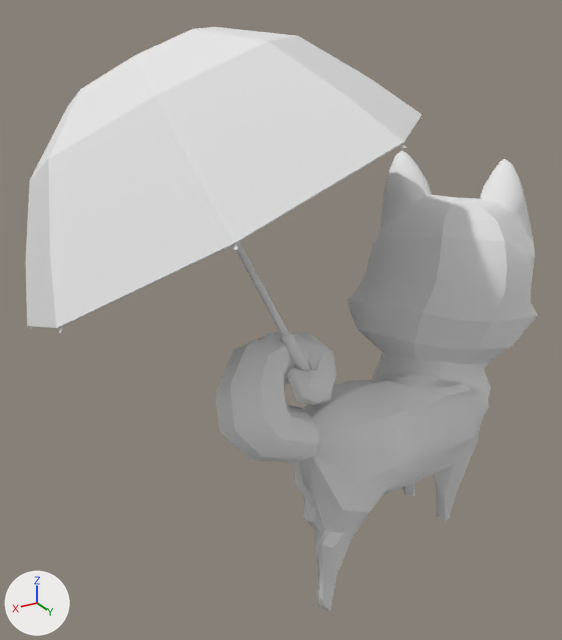
A saved change to the OBJ model ChiBaApp/app/src/main/assets/models/umbrella/umbrella_Frame25.obj.
Rendered twice from a 50 mm camera at (8.53, 10.36, 11.03) aimed at (1.55, -1.27, 5.21). The lights are fixed; the arrows at lower left show +X, +Y and +Z. Where no turn or scale is listed for an object, it has been applied to the vertices.

Names of what the first picture shows: 'umbrella_Frame25'.
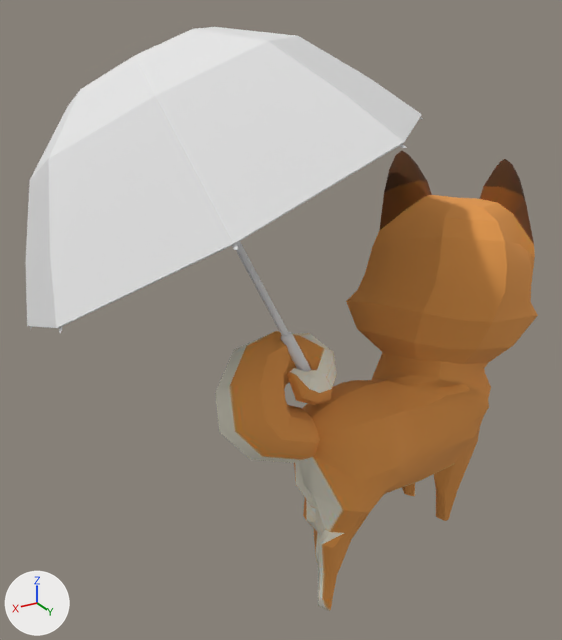
Pixel boxes (x1, y1, x2, y2) of what changed, in the pictures (562 x 640 px):
'umbrella_Frame25', surface changed (grey to brown)
    both: (226, 147, 538, 611)

Diff of the bpy script that builds the scene:
```diff
--- a/ChiBaApp/app/src/main/assets/models/umbrella/umbrella_Frame25.obj.py
+++ b/ChiBaApp/app/src/main/assets/models/umbrella/umbrella_Frame25.obj.py
@@ img_chiba_jpg @@
+img_chiba_jpg = load_image('chiba.jpg', 'chiba.jpg', 2048, 2048, 'sRGB')
@@ mat_newrigging_lambert2sg @@
 mat_newrigging_lambert2sg = principled_material('newRigging:lambert2SG')
-mat_newrigging_lambert2sg.base_color = (0.8, 0.8, 0.8)  # white #e7e7e7
+mat_newrigging_lambert2sg.texture = img_chiba_jpg
 mat_newrigging_lambert2sg.roughness = 1.0
```
